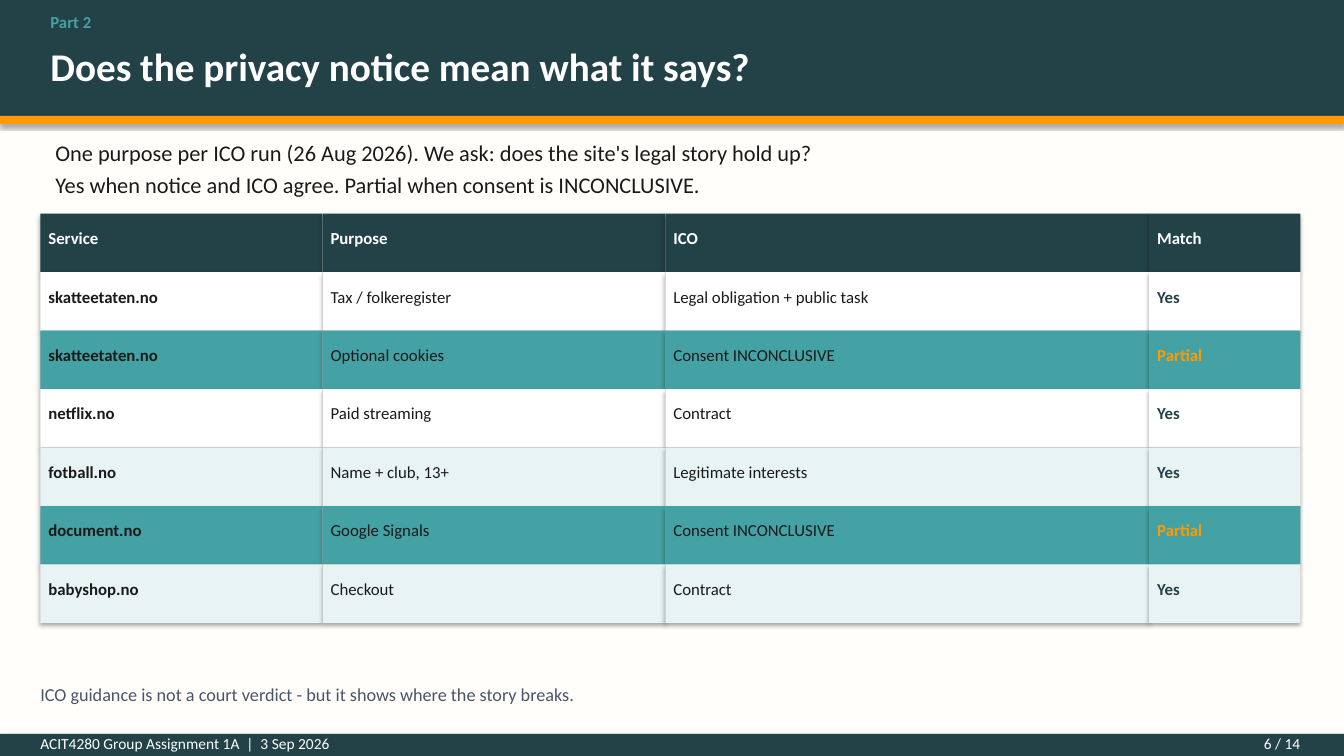
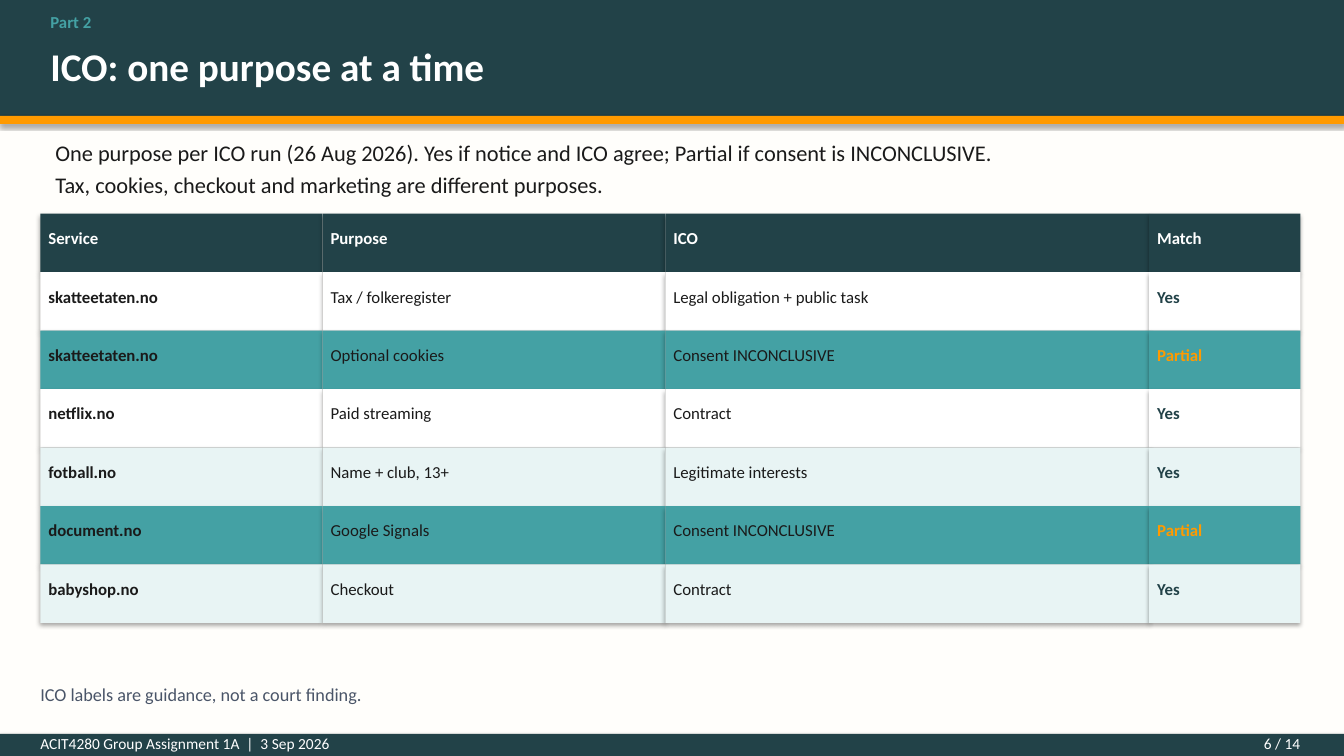
Before and after one commit to kasa031/Bacheloroppgave, a slide deck: slide 6 of ACIT4280_1A_presentation.pptx. Drawn at 1344x756 pixels with LibreOffice and Linux fonts; fonts in the diff are those of the drawing. Boxes give left, top, right and bottom in pixels: in the first picture for what was removed or moved away, otherwise in the second. Text is boxed around its words. In the diff, an @@ line names an element or a change of style, - is before the commit and + after.

```diff
--- a/ACIT4280_1A_presentation.pptx
+++ b/ACIT4280_1A_presentation.pptx
@@ text at (50,53,484,87): text changed @@
-Does the privacy notice mean what it says?
+ICO: one purpose at a time
@@ text at (55,145,991,197): text changed @@
-One purpose per ICO run (26 Aug 2026). We ask: does the site's legal story hold up?
-Yes when notice and ICO agree. Partial when consent is INCONCLUSIVE.
+One purpose per ICO run (26 Aug 2026). Yes if notice and ICO agree; Partial if consent is INCONCLUSIVE.
+Tax, cookies, checkout and marketing are different purposes.
@@ text at (40,688,362,704): text changed @@
-ICO guidance is not a court verdict - but it shows where the story breaks.
+ICO labels are guidance, not a court finding.
```
Also in this commit, not shown: 13 other slides changed, 4 other files.
